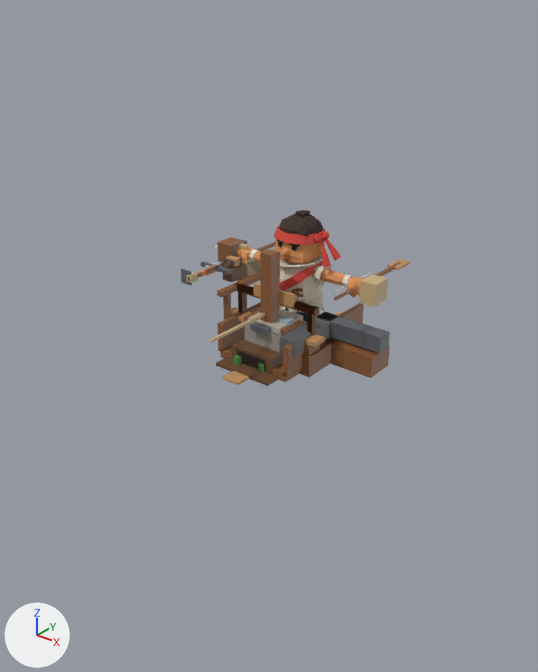
The glTF model crew-meshy-v15/viewer/deckhand-v15.glb as it was, and as the next commit left it.
Both versions are drawn from a 50 mm camera at (3.82, -5.23, 3.2) aimed at (0.29, -0.82, 0.47). The axes (+X, +Y, +Z) are drawn at lower left. The lights are the same throughout. The first picture is the older version. Where no turn or scale is listed for an object, it has been applied to the vertices.

In view in the first picture: 'Deckhand_v15', 'prop__Build__0', 'prop__Chop__0', 'prop__GunFire__1', 'prop__GunRam__0', 'prop__GunRam__1', 'prop__Row__3', 'prop__Saw__0', 'prop__Saw__1', 'tool__Forage__L' and 35 more.
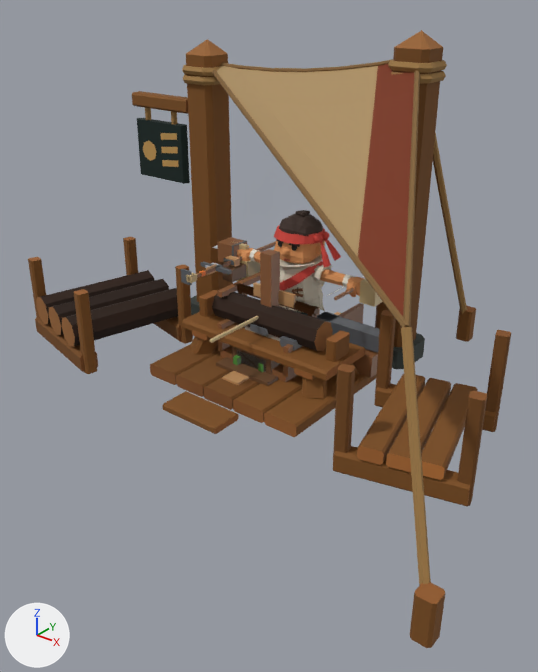
What differs and where, as boxes (x1, y1, x2, y2) in the pictures (538 x 672 px):
'Mill_TriangularCanvas', added: after (217, 64, 414, 316)
'Mill_Pillars', added: after (182, 30, 447, 369)
'Mill_OutputRack', added: after (333, 310, 511, 507)
'Mill_WorkPlatform', added: after (150, 344, 376, 437)
'Mill_GroundTies', added: after (401, 133, 476, 648)
'Mill_Workbench', added: after (182, 290, 365, 399)
'Mill_CanvasHem', added: after (212, 59, 420, 327)
'Mill_InputCradle', added: after (28, 237, 193, 374)
'Mill_TradeSign', added: after (132, 91, 190, 184)
'Bench_Cutting', added: after (212, 292, 333, 351)
'Input_Log_03', added: after (61, 288, 178, 346)
'Output_Plank_03', added: after (421, 383, 478, 480)
'Output_Plank_01', added: after (357, 374, 425, 465)
'Output_Plank_02', added: after (386, 378, 451, 472)
'Input_Log_02', added: after (49, 279, 169, 335)
'Input_Log_01', added: after (36, 270, 155, 324)
'Mill_TradeGlyph', added: after (143, 133, 179, 167)
'prop__Saw__1', deleted: before (231, 307, 325, 347)
'prop__Saw__0', deleted (mostly hidden): before (303, 344, 320, 356)
'prop__GunRam__0', unchanged, covered by the edit: before (325, 337, 390, 378); after (353, 349, 378, 378)

The change, as a list of edits to the scene's bpy script:
```text
Add mat_ss_lumberl1_canvas_endgrain_stone_006:
    mat_ss_lumberl1_canvas_endgrain_stone_006 = bpy.data.materials.new('SS_LumberL1_Canvas_Endgrain_Stone.006')
    # nodes: BsdfPrincipled, Mix, OutputMaterial, VertexColor
    # colours: white #e7e7e7, mixed with the vertex colours
Add mat_ss_lumberl1_wood_006:
    mat_ss_lumberl1_wood_006 = bpy.data.materials.new('SS_LumberL1_Wood.006')
    # nodes: BsdfPrincipled, Mix, OutputMaterial, VertexColor
    # colours: white #e7e7e7, mixed with the vertex colours
Add mat_ss_lumberl1_hemp_006:
    mat_ss_lumberl1_hemp_006 = bpy.data.materials.new('SS_LumberL1_Hemp.006')
    mat_ss_lumberl1_hemp_006.use_nodes = True; mat_ss_lumberl1_hemp_006.node_tree.nodes.clear()
    _N = mat_ss_lumberl1_hemp_006.node_tree.nodes; _L = mat_ss_lumberl1_hemp_006.node_tree.links
    n0 = _N.new('ShaderNodeBsdfPrincipled'); n0.name = 'Principled BSDF'
    n0.inputs[2].default_value = 0.85  # 'Roughness'
    n1 = _N.new('ShaderNodeOutputMaterial'); n1.name = 'Material Output'
    n2 = _N.new('ShaderNodeVertexColor'); n2.name = 'Color Attribute'
    _L.new(n0.outputs[0], n1.inputs[0])  # 'BSDF' to 'Surface'
    _L.new(n2.outputs[0], n0.inputs[0])  # 'Color' to 'Base Color'
Remove ob_prop__saw__0:
    ob_prop__saw__0 = bpy.data.objects.new('prop__Saw__0', me_prop__saw__0)
Remove ob_prop__saw__1:
    ob_prop__saw__1 = bpy.data.objects.new('prop__Saw__1', me_prop__saw__1)
Add ob_output_plank_03:
    ob_output_plank_03 = bpy.data.objects.new('Output_Plank_03', me_output_plank_03_005)  # 16 vertices, 28 faces; spans x -0.237..0.237, y -0.602..0.602, z -0.057..0.057
    ob_output_plank_03.location = (1.91, -0.67, 0.13)
Add ob_output_plank_02:
    ob_output_plank_02 = bpy.data.objects.new('Output_Plank_02', me_output_plank_02_005)  # 16 vertices, 28 faces; spans x -0.237..0.237, y -0.602..0.602, z -0.057..0.057
    ob_output_plank_02.location = (1.7, -0.72, 0.13)
Add ob_output_plank_01:
    ob_output_plank_01 = bpy.data.objects.new('Output_Plank_01', me_output_plank_01_005)  # 16 vertices, 28 faces; spans x -0.237..0.237, y -0.602..0.602, z -0.057..0.057
    ob_output_plank_01.location = (1.49, -0.77, 0.13)
Add ob_mill_outputrack:
    ob_mill_outputrack = bpy.data.objects.new('Mill_OutputRack', me_mill_outputrack_007)  # 96 vertices, 168 faces; spans x -0.623..0.623, y -0.69..0.69, z -0.314..0.535
    ob_mill_outputrack.location = (1.7, -0.72, 0.21)
Add ob_mill_workplatform:
    ob_mill_workplatform = bpy.data.objects.new('Mill_WorkPlatform', me_mill_workplatform_001)  # 96 vertices, 168 faces; spans x -0.84..0.84, y -1.06..0.8, z 0.0..0.12
    ob_mill_workplatform.location = (0.03, -0.5, -0.12)
Add ob_mill_workbench:
    ob_mill_workbench = bpy.data.objects.new('Mill_Workbench', me_mill_workbench_007)  # 144 vertices, 252 faces; spans x -0.82..0.82, y -0.31..0.4, z 0.1..0.6
    ob_mill_workbench.location = (0.03, -0.5, -0.12)
Add ob_mill_triangularcanvas:
    ob_mill_triangularcanvas = bpy.data.objects.new('Mill_TriangularCanvas', me_mill_triangularcanvas_007)  # 28 vertices, 36 faces; spans x -1.38..1.97, y -1.19..1.17, z 1.49..2.71
    ob_mill_triangularcanvas.location = (0.03, -0.5, -0.12)
Add ob_mill_tradesign:
    ob_mill_tradesign = bpy.data.objects.new('Mill_TradeSign', me_mill_tradesign_004)  # 56 vertices, 96 faces; spans x -2.168..-1.376, y 0.665..0.803, z 1.376..2.225
    ob_mill_tradesign.location = (-0.15, -0.5, -0.12)
Add ob_mill_tradeglyph:
    ob_mill_tradeglyph = bpy.data.objects.new('Mill_TradeGlyph', me_mill_tradeglyph_004)  # 21 vertices, 14 faces; spans x -2.072..-1.545, y 0.684, z 1.514..1.881
    ob_mill_tradeglyph.location = (-0.15, -0.5, -0.12)
Add ob_mill_pillars:
    ob_mill_pillars = bpy.data.objects.new('Mill_Pillars', me_mill_pillars_007)  # 242 vertices, 384 faces; spans x -1.61..0.89, y 0.55..1.41, z -0.07..2.91
    ob_mill_pillars.location = (0.03, -0.5, -0.12)
Add ob_mill_groundties:
    ob_mill_groundties = bpy.data.objects.new('Mill_GroundTies', me_mill_groundties_007)  # 84 vertices, 144 faces; spans x -2.03..2.63, y -1.85..2.0, z -0.05..2.72
    ob_mill_groundties.location = (0.03, -0.5, -0.12)
Add ob_mill_canvashem:
    ob_mill_canvashem = bpy.data.objects.new('Mill_CanvasHem', me_mill_canvashem_007)  # 126 vertices, 240 faces; spans x -1.39..1.99, y -1.2..1.19, z 1.47..2.73
    ob_mill_canvashem.location = (0.03, -0.5, -0.12)
Add ob_mill_inputcradle:
    ob_mill_inputcradle = bpy.data.objects.new('Mill_InputCradle', me_mill_inputcradle_007)  # 96 vertices, 168 faces; spans x -0.706..0.706, y -0.716..0.716, z -0.293..0.495
    ob_mill_inputcradle.location = (-1.67, -0.87, 0.19)
Add ob_input_log_03:
    ob_input_log_03 = bpy.data.objects.new('Input_Log_03', me_input_log_03_005)  # 16 vertices, 28 faces; spans x -0.289..0.289, y -0.615..0.615, z -0.149..0.149
    ob_input_log_03.location = (-1.38, -0.95, 0.23)
Add ob_input_log_02:
    ob_input_log_02 = bpy.data.objects.new('Input_Log_02', me_input_log_02_005)  # 16 vertices, 28 faces; spans x -0.289..0.289, y -0.615..0.615, z -0.149..0.149
    ob_input_log_02.location = (-1.67, -0.87, 0.23)
Add ob_input_log_01:
    ob_input_log_01 = bpy.data.objects.new('Input_Log_01', me_input_log_01_005)  # 16 vertices, 28 faces; spans x -0.289..0.289, y -0.615..0.615, z -0.149..0.149
    ob_input_log_01.location = (-1.97, -0.8, 0.23)
Add ob_bench_cutting:
    ob_bench_cutting = bpy.data.objects.new('Bench_Cutting', me_bench_cutting_005)  # 16 vertices, 28 faces; spans x -0.635..0.528, y -0.138..0.138, z -0.239..0.036
    ob_bench_cutting.location = (0.08, -0.47, 0.53)
```
